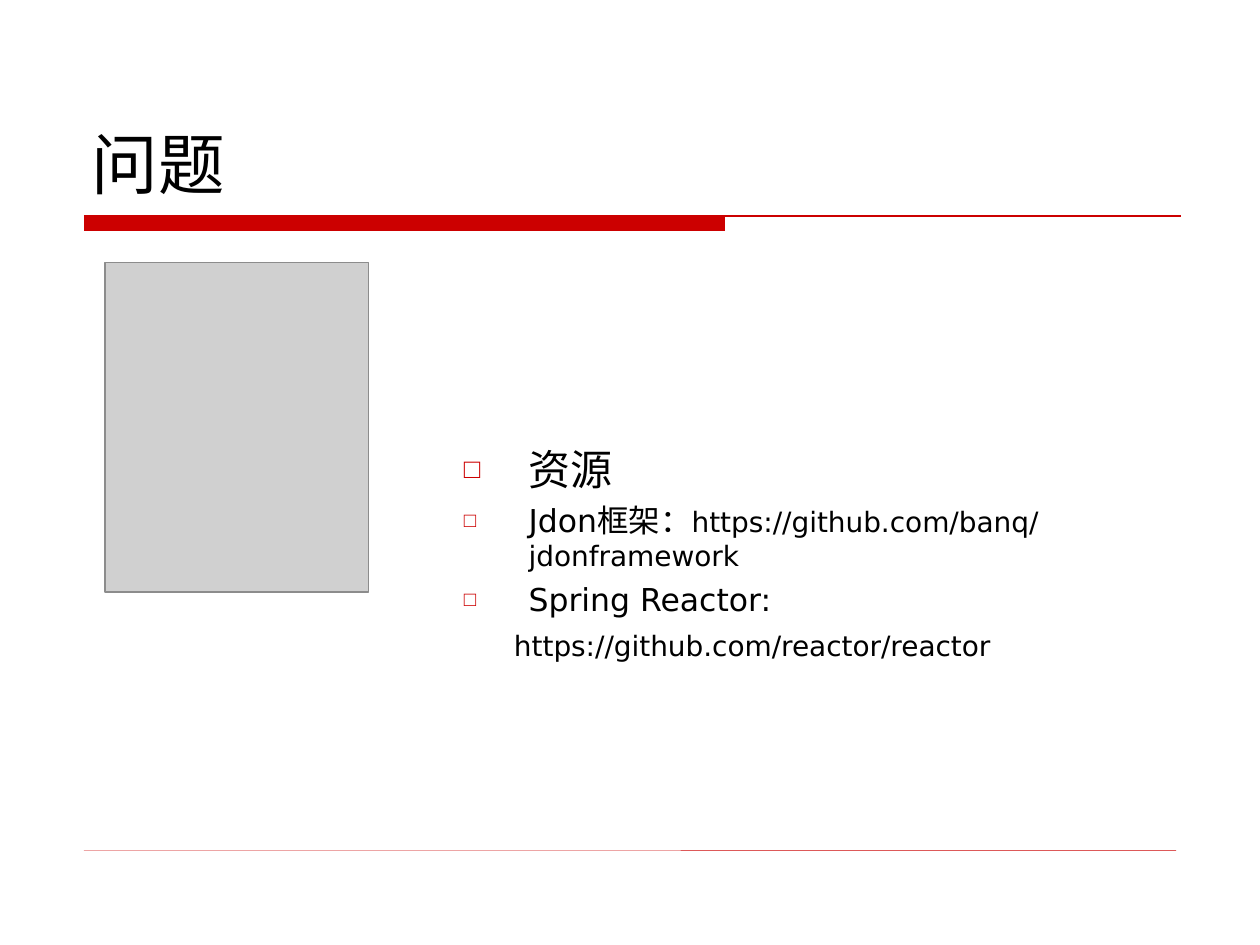
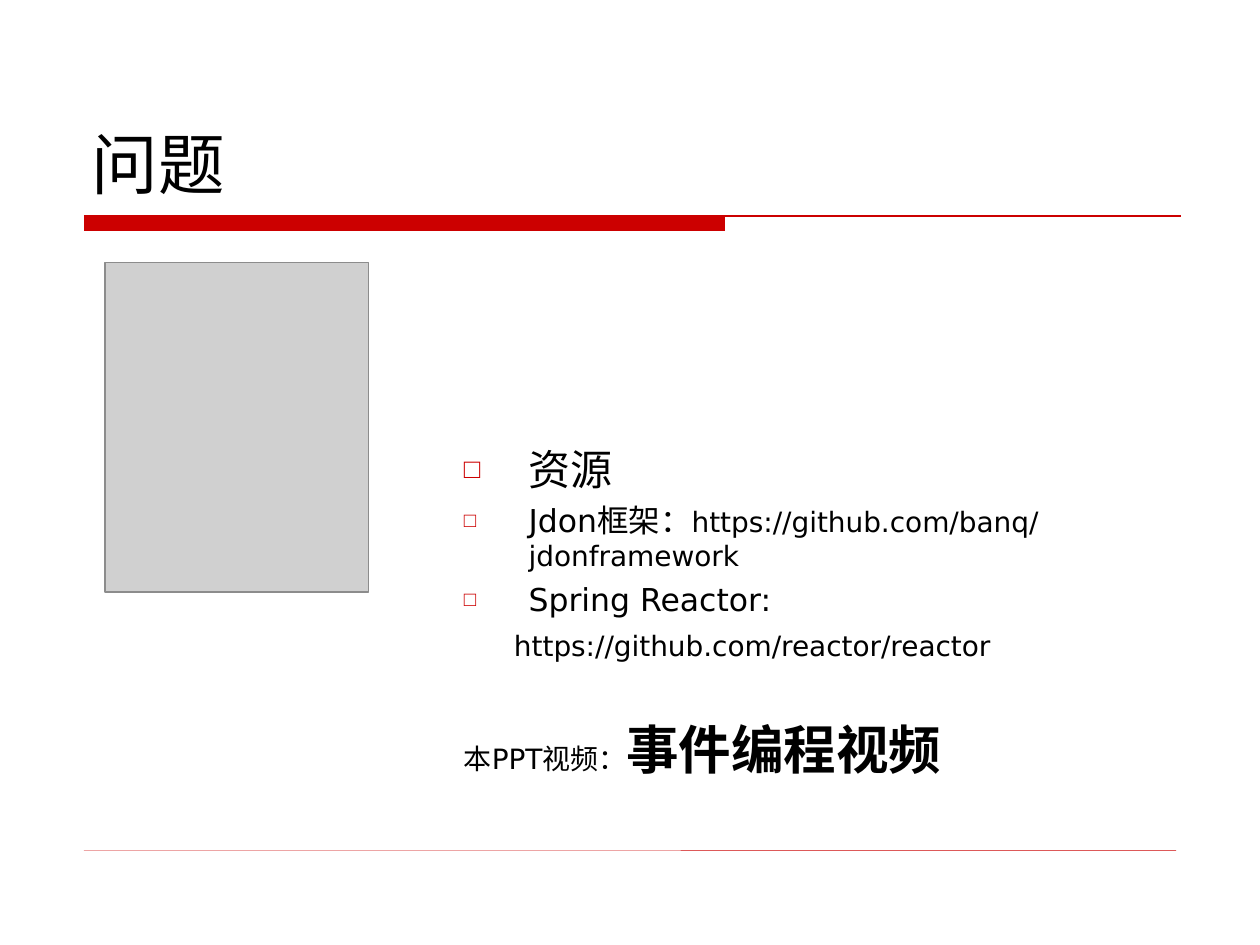
Before and after one commit to banq/jdonframework, a slide deck: slide 51 of doc/chinese/事件驱动编程.ppt. Drawn at 1260x945 pixels with LibreOffice and Linux fonts; fonts in the diff are those of the drawing; grey boxes stand for pictures; background and template pictures are left out. Boxes give left, top, right and bottom in pixels: in the first picture for what was removed or moved away, otherwise in the second. Text is boxed around its words. In the diff, an @@ line names an element or a change of style, - is before the commit and + after.

Commit message:
fixed

```diff
--- a/doc/chinese/事件驱动编程.ppt
+++ b/doc/chinese/事件驱动编程.ppt
@@ text at [464,724,941,774]: paragraph added @@
+本PPT视频：事件编程视频
```
